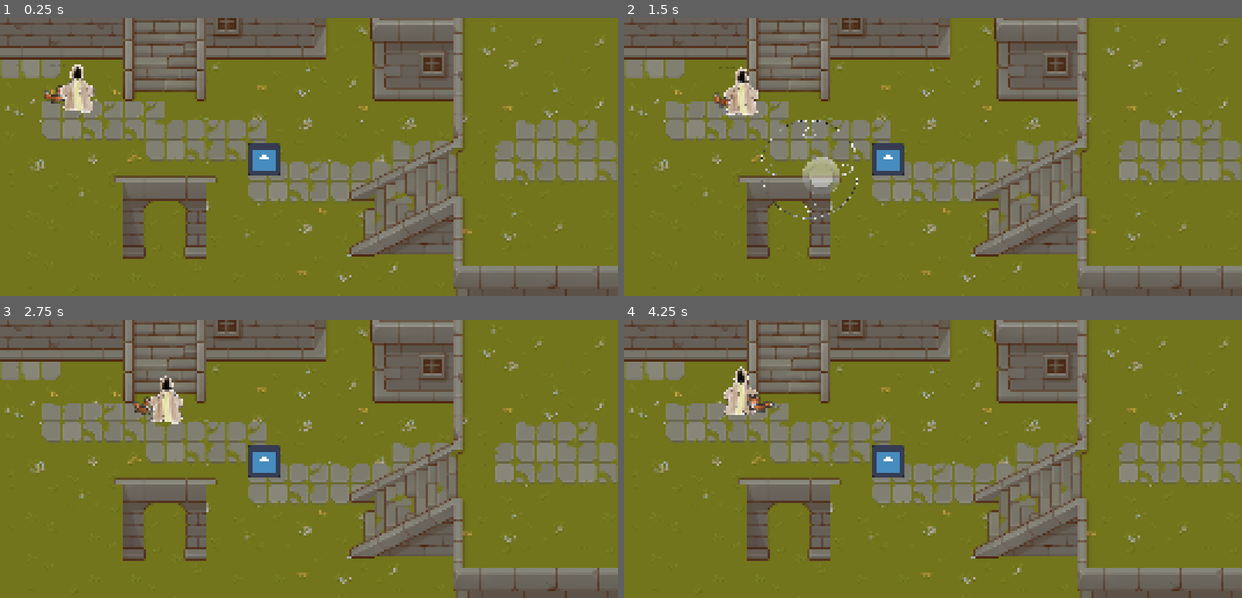
Above: before the commit, frames 1-4 (two rows, left to right).
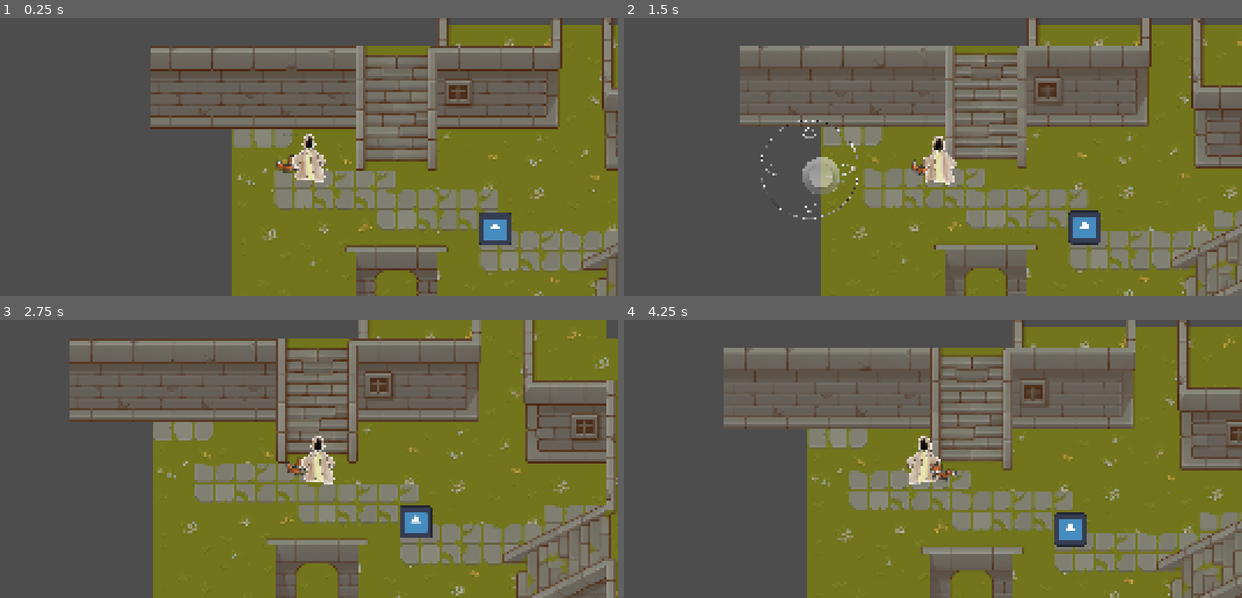
Above: after the commit, the same moments.

Repository: Davinca123/Everbond
Game: Godot game, scene res://scenes/world/world.tscn
The game is run twice, just before and just after one commit, with the same random seed, the same clock (stepped at 60 frames per second) and the same inputs. The engine's default icon, where the game draws it, is replaced by a stand-in: a white triangle on a blue panel in a dark square.
Inputs (mouse positions are in pixels of both pictures, inside the frame that each line leads up to):
- Up to frame 1 (0.25 s): no input
- Up to frame 2 (1.5 s): move the mouse to (1068, 143) at 0.52 s; hold Right (ui_right) 0.53-1.25 s; click (1068, 143) at 0.67 s; drag from (809, 170) to (902, 212) at 1.27 s
- Up to frame 3 (2.75 s): move the mouse to (370, 397) at 2.02 s; hold Right (ui_right) from 2.03 s (still down)
- Up to frame 4 (4.25 s): release Right (ui_right) at 2.75 s; drag from (902, 514) to (747, 417) at 2.77 s; move the mouse to (1118, 500) at 3.52 s; hold Left (ui_left) from 3.53 s (still down)

The runs differ from the first frame. In frame 1, 73% of the frame differs, in the area x 0-100%, y 0-100%; in frame 2, 69%; in frame 3, 67%; in frame 4, 70%.
Error in both runs: Attempt to call function 'send_to_position' in base 'null instance' on a null instance. (res://scenes/ui/game.gd:17)

Commit message:
feat: Add player camera follow

Diff:
--- a/scenes/player/player.tscn
+++ b/scenes/player/player.tscn
@@ -26,3 +26,11 @@
 position = Vector2(4, 75)
 rotation = 1.5707964
 shape = SubResource("CapsuleShape2D_gmlin")
+
+[node name="Camera2D" type="Camera2D" parent="." unique_id=171419408]
+limit_left = -10000
+limit_top = -10000
+limit_right = 10000
+limit_bottom = 10000
+limit_smoothed = true
+position_smoothing_enabled = true
--- a/scenes/world/world.tscn
+++ b/scenes/world/world.tscn
@@ -633,7 +633,4 @@
 
 [node name="Roof_TileMapLayer" type="TileMapLayer" parent="." unique_id=788650988]
 
-[node name="Camera2D" type="Camera2D" parent="." unique_id=1196268603]
-anchor_mode = 0
-
 [node name="ScreenUI" parent="." unique_id=17775954 instance=ExtResource("4_6m72w")]
